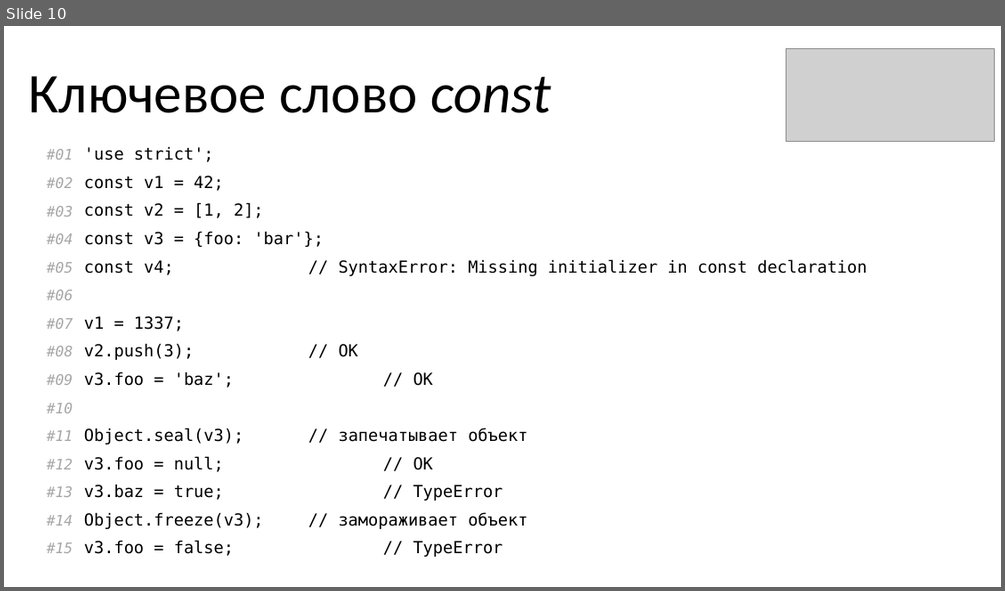
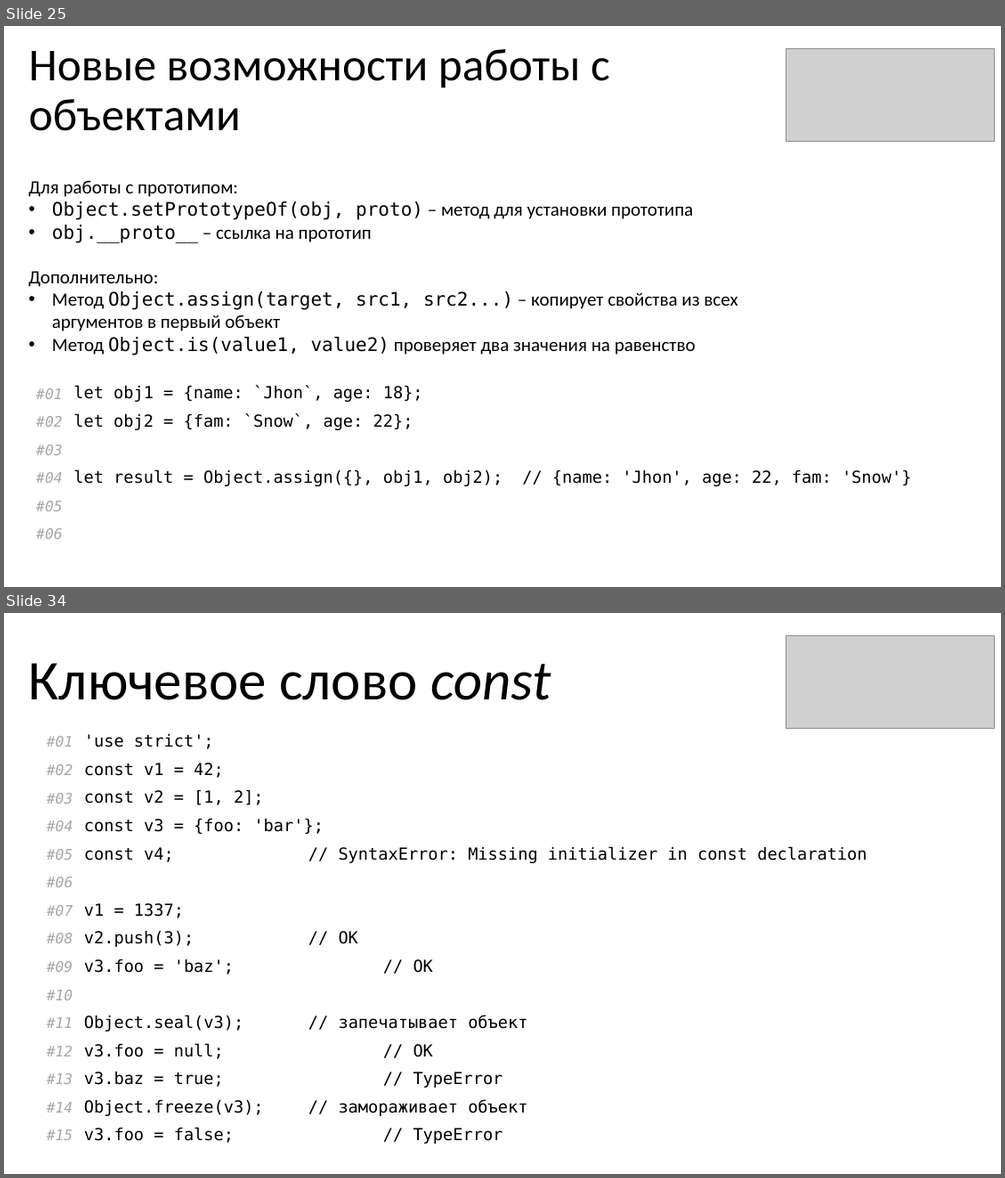
Before and after one commit to KOPTE3/modern-es, a slide deck: Modern ES.pptx. Shown one above the other, each under a label of ours: slide 10 before the commit, slides 25 and 34 after it; the slides between them are not shown. The pictures are 1005x591 and 1005x1178 pixels, drawn with LibreOffice and Linux fonts; fonts in the diff are those of the drawing; grey boxes stand for pictures. Boxes give left, top, right and bottom in pixels: in the first picture for what was removed or moved away, otherwise in the second. Text is boxed around its words. In the diff, an @@ line names an element or a change of style, - is before the commit and + after.

```diff
--- a/Modern ES.pptx
+++ b/Modern ES.pptx
@@ slide 25 added at (4, 26, 1001, 587), background #FFFFFF @@
@@ title added at (29, 49, 610, 131), 44 pt, text #000000 @@
+Новые возможности работы с объектами
@@ picture added at (786, 49, 994, 141) @@
@@ text added at (29, 180, 737, 355), 18 pt, text #000000 @@
+Для работы с прототипом:
+• Object.setPrototypeOf(obj, proto) – метод для установки прототипа
+• obj.__proto__ – ссылка на прототип
+Дополнительно:
+• Метод Object.assign(target, src1, src2...) – копирует свойства из всех аргументов в первый объект
+• Метод Object.is(value1, value2) проверяет два значения на равенство
@@ table added at (21, 379, 921, 548), 6 rows, 2 columns @@
+#01 | let obj1 = {name: `Jhon`, age: 18};
+#02 | let obj2 = {fam: `Snow`, age: 22};
+#03 | 
+#04 | let result = Object.assign({}, obj1, obj2); // {name: 'Jhon', age: 22, fam: 'Snow'}
+#05 | 
+#06 | 
@@ what was slide 10 is now slide 34 @@
```
Also in this commit, not shown: 6 slides changed, 21 other slides added, 1 slide removed.
